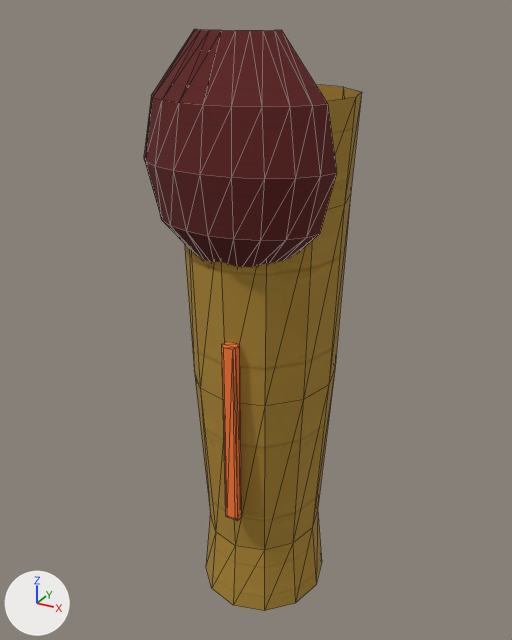
What one commit did to the glTF model saga-godot/assets/world/eq_past_3_leg.glb.
The view is the same before and after, from a 50 mm camera at (0.254, -0.483, 0.088) aimed at (-0.014, 0.005, -0.155). The lights are fixed; the arrows at lower left show +X, +Y and +Z. The picture after the commit comes second. Mesh edges are drawn as thin lines. Vertices at exactly the same position are counted once.

Names of what the first picture shows: 'eq_past_3_leg'.
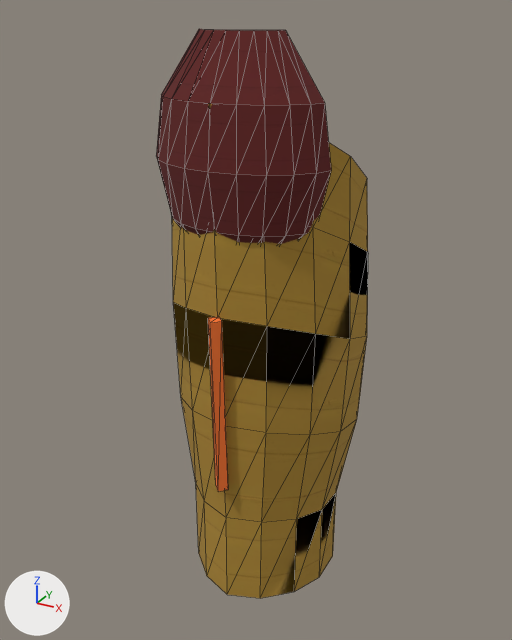
Pixel boxes [x1, y1, x2, y2] of what changed, in the pictures (512 x 640 px):
```json
{"object": "eq_past_3_leg", "change": "reshaped", "before": [144, 29, 362, 611], "after": [156, 29, 368, 598]}
{"part": 1, "of": "me_eq_past_3_leg", "change": "rebuilt", "before": [184, 85, 362, 611], "after": [172, 104, 368, 598], "on screen": "10% wider, 6% shorter"}
{"part": 2, "of": "me_eq_past_3_leg", "change": "rebuilt", "before": [144, 29, 337, 267], "after": [156, 29, 331, 244]}
{"part": 3, "of": "me_eq_past_3_leg", "change": "deleted", "before": [222, 343, 242, 520], "on screen": "orange"}
{"part": 4, "of": "me_eq_past_3_leg", "change": "added", "after": [208, 317, 228, 492], "on screen": "brown"}
```

Scene script edits in JSON lines:
```json
{"block": "me_eq_past_3_leg", "where": "# used by ob_eq_past_3_leg; location = (0.0, 0.0, 0.0)"}
{"op": "remove", "block": "me_eq_past_3_leg", "code": "me_eq_past_3_leg.from_pydata(...)  # 131 vertices, 204 faces; spans x -0.075..0.075, y -0.096..0.067, z -0.41..0.076"}
{"op": "add", "block": "me_eq_past_3_leg", "code": "me_eq_past_3_leg.from_pydata(...)  # 147 vertices, 232 faces; spans x -0.08..0.08, y -0.088..0.11, z -0.389..0.076"}
{"block": "me_eq_past_3_leg", "change": "me_eq_past_3_leg part 1: the loose piece of 60 vertices spanning x -0.069..0.069, y -0.075..0.067, z -0.41..0.032 is rebuilt with 84 vertices and now spans x -0.08..0.08, y -0.082..0.11, z -0.389..0.032"}
{"block": "me_eq_past_3_leg", "change": "me_eq_past_3_leg part 2: the loose piece of 55 vertices spanning x -0.075..0.075, y -0.096..-0.045, z -0.086..0.076 is rebuilt with 55 vertices and now spans x -0.069..0.069, y -0.086..-0.039, z -0.086..0.076"}
{"block": "me_eq_past_3_leg", "change": "me_eq_past_3_leg part 3: the loose piece of 16 vertices spanning x 0.0..0.012, y -0.074..-0.066, z -0.302..-0.142 is deleted"}
{"block": "me_eq_past_3_leg", "change": "me_eq_past_3_leg part 4"}
{"block": "me_eq_past_3_leg", "change": "8 vertices are added at x -0.006..0.006, y -0.088..-0.072, z -0.27..-0.119"}
{"block": "me_eq_past_3_leg", "change": "12 new faces join them, mat_white_stucco_001 (picture img_white_stucco_toon)"}
```
